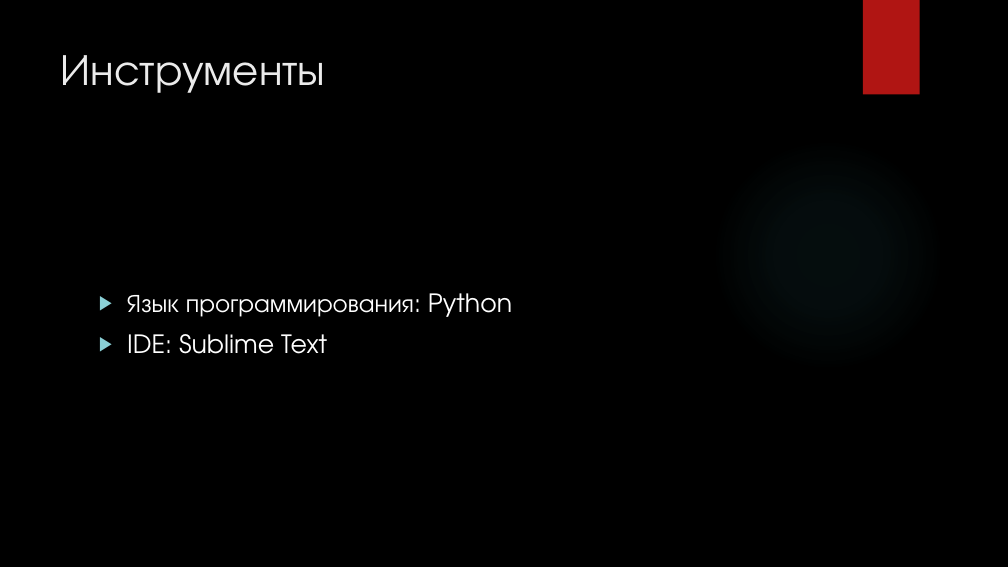
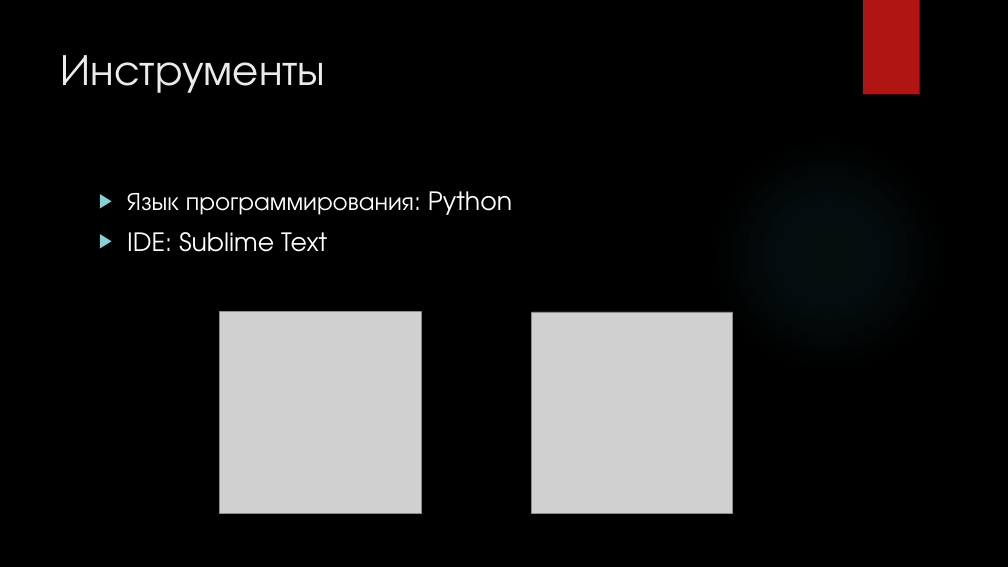
Before and after one commit to prog-kkkmt/p1-17, a slide deck: slide 2 of Курсовой проект/Презентация.pptx. Drawn at 1008x567 pixels with LibreOffice and Linux fonts; fonts in the diff are those of the drawing; grey boxes stand for pictures; background and template pictures are left out. Boxes give left, top, right and bottom in pixels: in the first picture for what was removed or moved away, otherwise in the second. Text is boxed around its words. In the diff, an @@ line names an element or a change of style, - is before the commit and + after.

```diff
--- a/Курсовой проект/Презентация.pptx
+++ b/Курсовой проект/Презентация.pptx
@@ text "Язык программирования: Python": place and size @@
-text "Язык программирования: Python" at (127,293,512,354)
+text "Язык программирования: Python" at (127,191,512,252)
@@ picture added at (219,312,421,513) @@
@@ picture added at (532,312,734,514) @@
```
Also in this commit, not shown: 1 other file.
